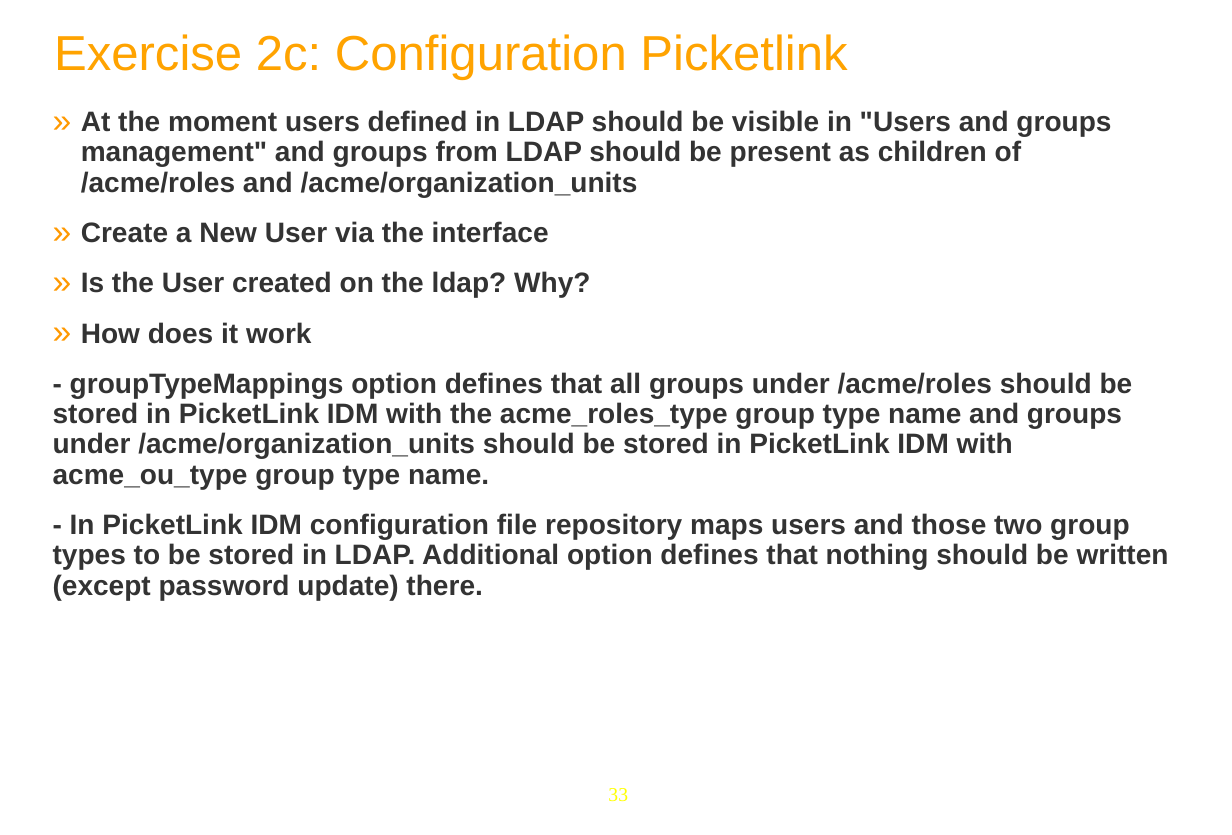
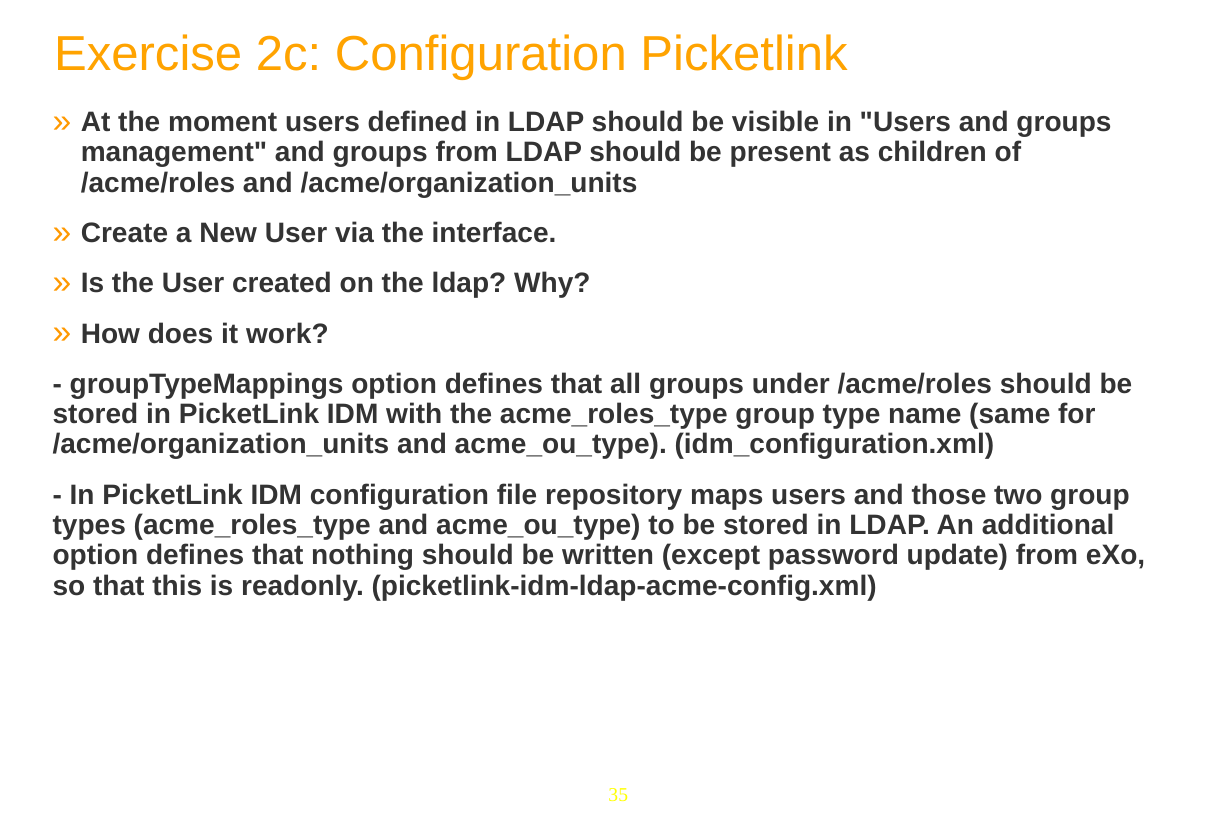
Before and after one commit to anhvurz90/training, a slide deck: slide 35 of exo-sysAdmin/970-LdapConfig-XSys.pptx (slide 33 before the commit). Drawn at 1232x835 pixels with LibreOffice and Linux fonts; fonts in the diff are those of the drawing; background and template pictures are left out. Boxes give left, top, right and bottom in pixels: in the first picture for what was removed or moved away, otherwise in the second. Text is boxed around its words. In the diff, an @@ line names an element or a change of style, - is before the commit and + after.

Commit message:
New ldap corrections

```diff
--- a/exo-sysAdmin/970-LdapConfig-XSys.pptx
+++ b/exo-sysAdmin/970-LdapConfig-XSys.pptx
@@ text at (81,221,557,243): text changed @@
-» Create a New User via the interface
+» Create a New User via the interface.
@@ text at (53,322,1145,600): text changed @@
-» How does it work
-- groupTypeMappings option defines that all groups under /acme/roles should be stored in PicketLink IDM with the acme_roles_type group type name and groups under /acme/organization_units should be stored in PicketLink IDM with acme_ou_type group type name.
-- In PicketLink IDM configuration file repository maps users and those two group types to be stored in LDAP. Additional option defines that nothing should be written (except password update) there.
+» How does it work?
+- groupTypeMappings option defines that all groups under /acme/roles should be stored in PicketLink IDM with the acme_roles_type group type name (same for /acme/organization_units and acme_ou_type). (idm_configuration.xml)
+- In PicketLink IDM configuration file repository maps users and those two group types (acme_roles_type and acme_ou_type) to be stored in LDAP. An additional option defines that nothing should be written (except password update) from eXo, so that this is readonly. (picketlink-idm-ldap-acme-config.xml)
@@ page number at (608,788,628,802): text changed @@
-33
+35
```
Also in this commit, not shown: 7 other slides changed, 2 slides added.
